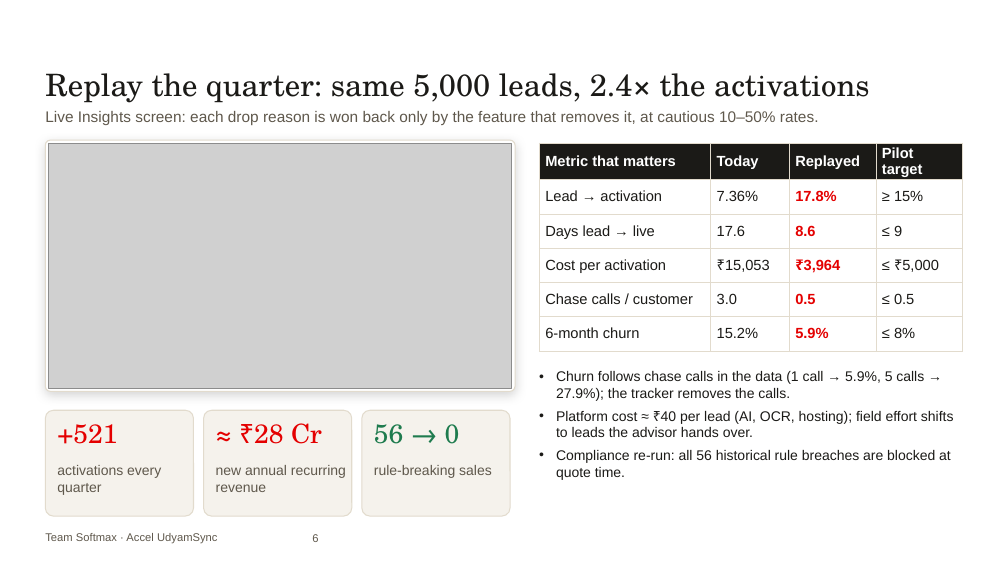
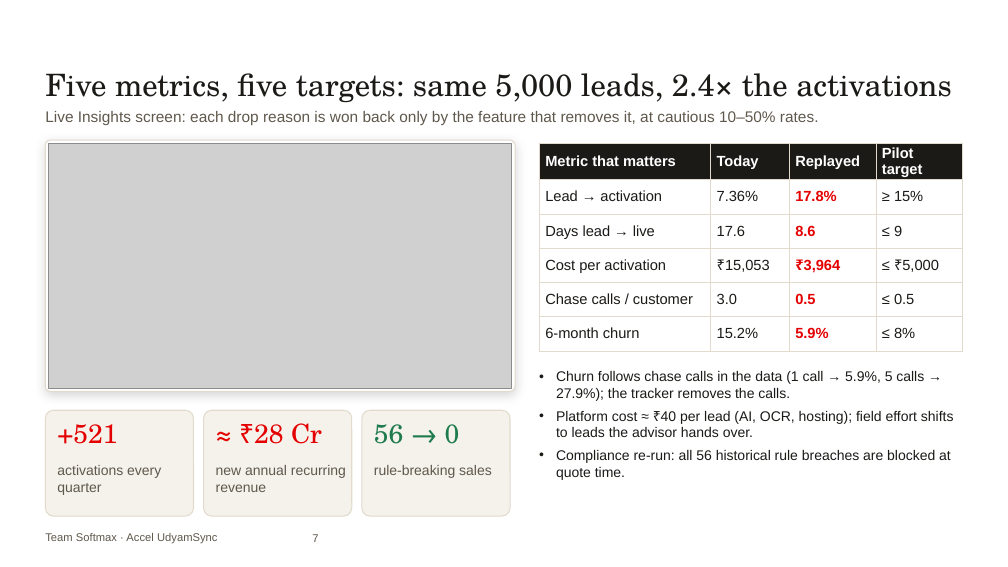
Before and after one commit to ac265640/UdyamSync, a slide deck: slide 7 of submission/UdyamSync_Submission.pptx (slide 6 before the commit). Drawn at 1008x567 pixels with LibreOffice and Linux fonts; fonts in the diff are those of the drawing; grey boxes stand for pictures; background and template pictures are left out. Boxes give left, top, right and bottom in pixels: in the first picture for what was removed or moved away, otherwise in the second. Text is boxed around its words. In the diff, an @@ line names an element or a change of style, - is before the commit and + after.

```diff
--- a/submission/UdyamSync_Submission.pptx
+++ b/submission/UdyamSync_Submission.pptx
@@ text at [45, 73, 951, 103]: text changed @@
-Replay the quarter: same 5,000 leads, 2.4× the activations
+Five metrics, five targets: same 5,000 leads, 2.4× the activations
@@ page number at [312, 534, 318, 542]: text changed @@
-6
+7
```
Also in this commit, not shown: 3 other slides changed, 4 slides added, 1 slide removed, 3 other files.
